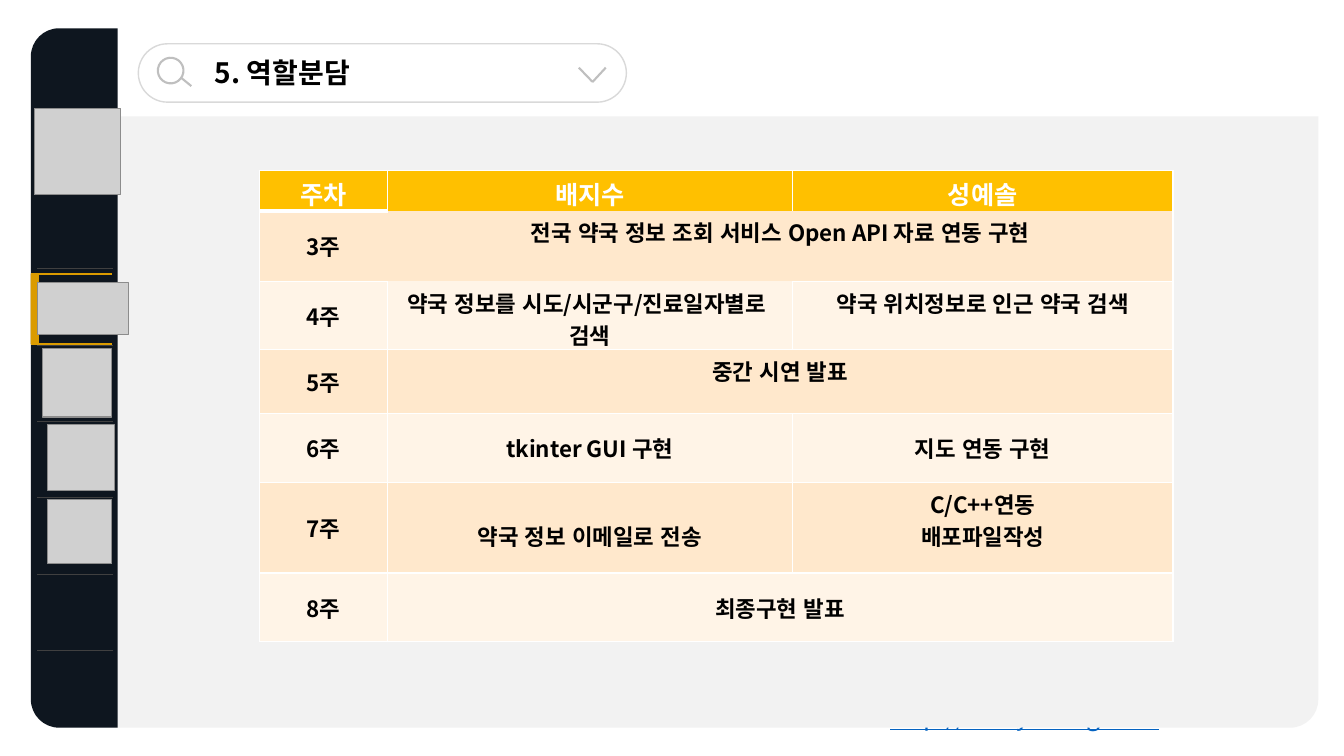
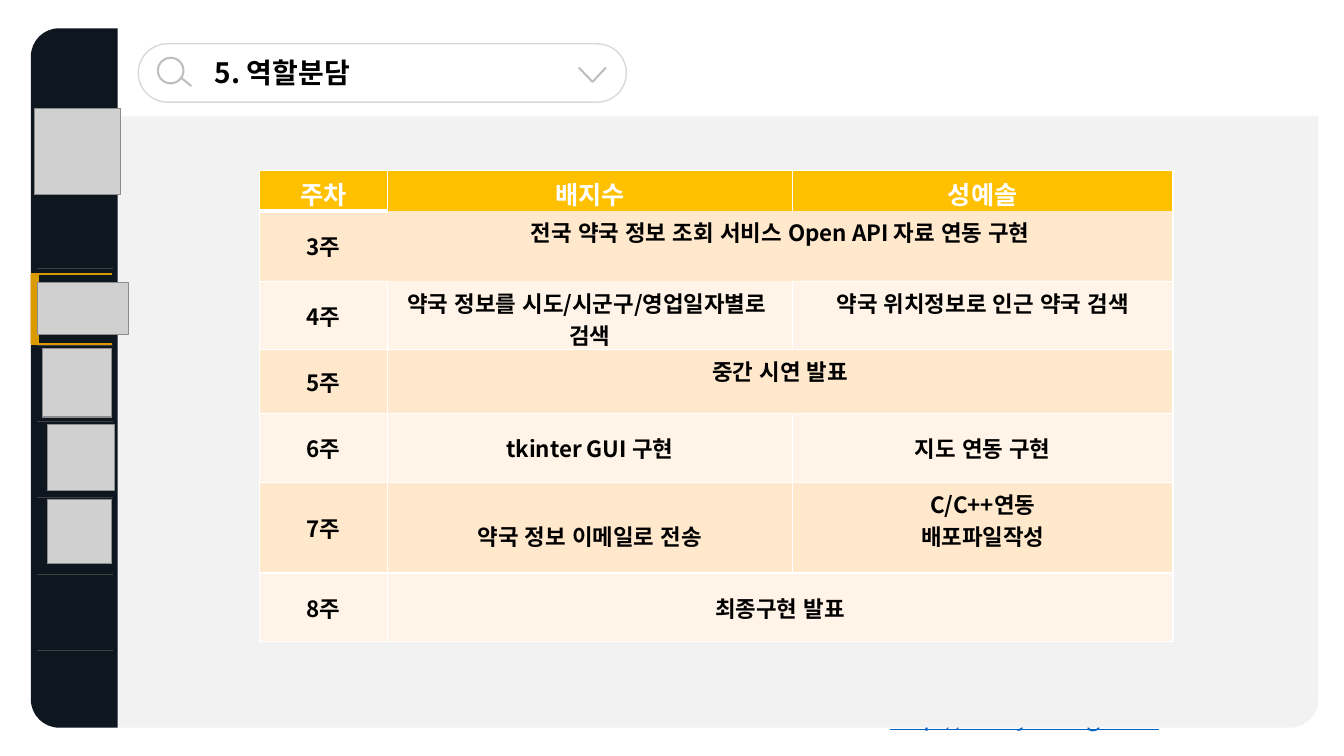
Before and after one commit to baejisoo/PharmacyManager, a slide deck: slide 5 of 스크립트언어기획발표.pptx. Drawn at 1344x756 pixels with LibreOffice and Linux fonts; fonts in the diff are those of the drawing; grey boxes stand for pictures; background and template pictures are left out. Boxes give left, top, right and bottom in pixels: in the first picture for what was removed or moved away, otherwise in the second. Text is boxed around its words. In the diff, an @@ line names an element or a change of style, - is before the commit and + after.

Commit message:
요일별 검색

```diff
--- a/스크립트언어기획발표.pptx
+++ b/스크립트언어기획발표.pptx
@@ table at (x1=259, y1=170, x2=1174, y2=664) @@
-row 3, column 2: 약국 정보를 시도/시군구/진료일자별로 / 검색
+row 3, column 2: 약국 정보를 시도/시군구/영업일자별로 / 검색
```
Also in this commit, not shown: 2 other slides changed, 1 other file.
